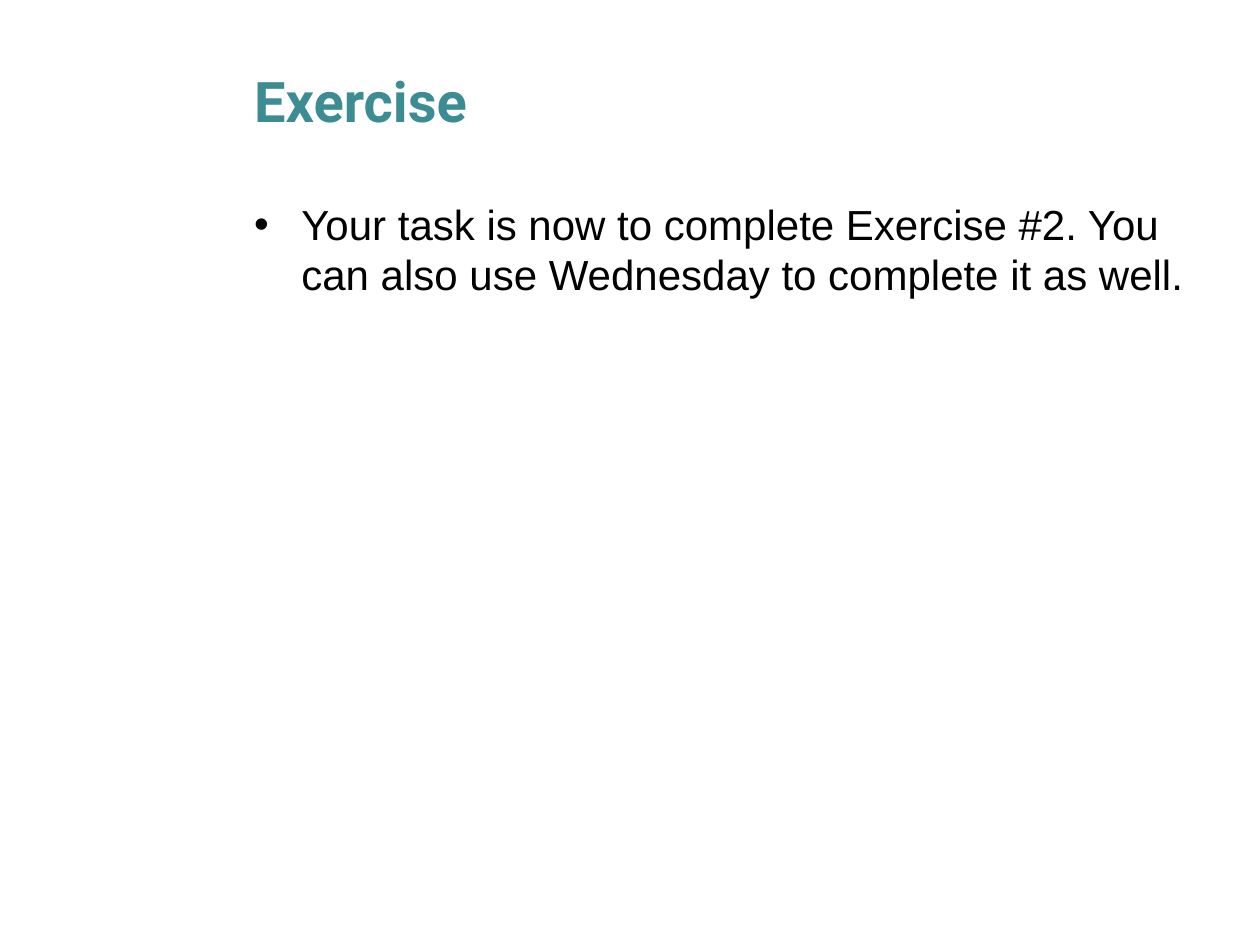
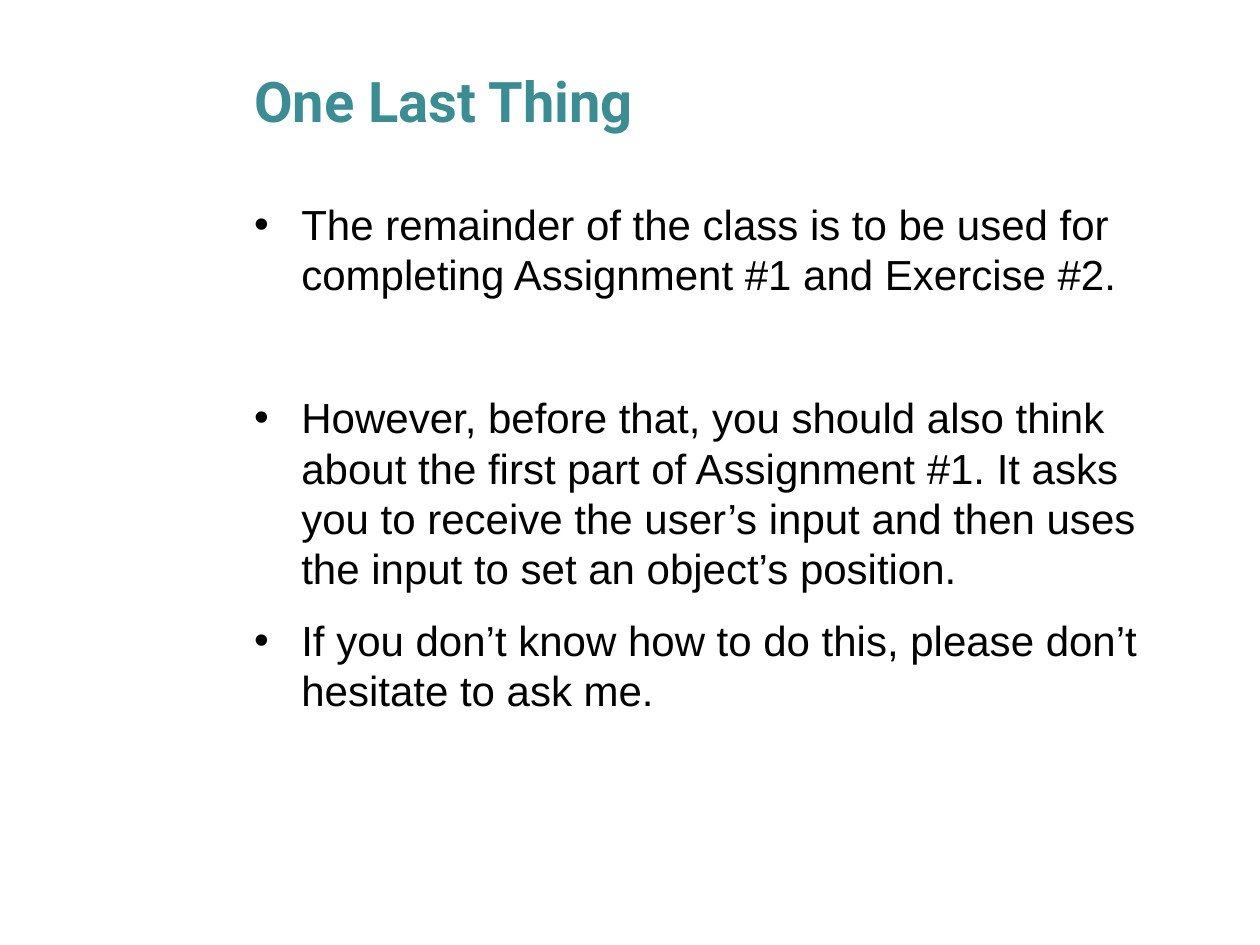
Before and after one commit to husathap/husathap.github.io, a slide deck: slide 16 of teaching/f15_cpsc217/Week_2_1.pptx. Drawn at 1260x945 pixels with LibreOffice and Linux fonts; fonts in the diff are those of the drawing; background and template pictures are left out. Boxes give left, top, right and bottom in pixels: in the first picture for what was removed or moved away, otherwise in the second. Text is boxed around its words. In the diff, an @@ line names an element or a change of style, - is before the commit and + after.

```diff
--- a/teaching/f15_cpsc217/Week_2_1.pptx
+++ b/teaching/f15_cpsc217/Week_2_1.pptx
@@ title at box(254, 80, 633, 134): text changed @@
-Exercise
+One Last Thing
@@ text at box(301, 209, 1137, 707): text changed @@
-• Your task is now to complete Exercise #2. You can also use Wednesday to complete it as well.
+• The remainder of the class is to be used for completing Assignment #1 and Exercise #2.
+• However, before that, you should also think about the first part of Assignment #1. It asks you to receive the user’s input and then uses the input to set an object’s position.
+• If you don’t know how to do this, please don’t hesitate to ask me.
```
Also in this commit, not shown: 1 other slide changed.
